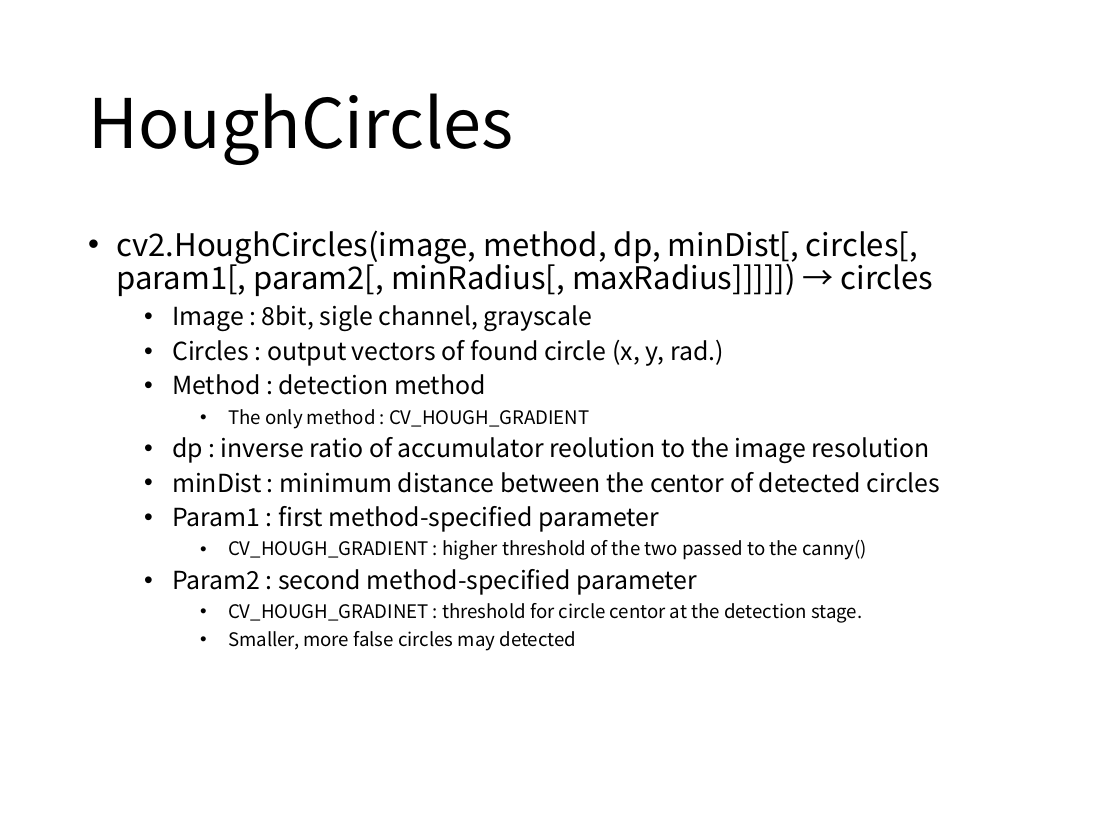
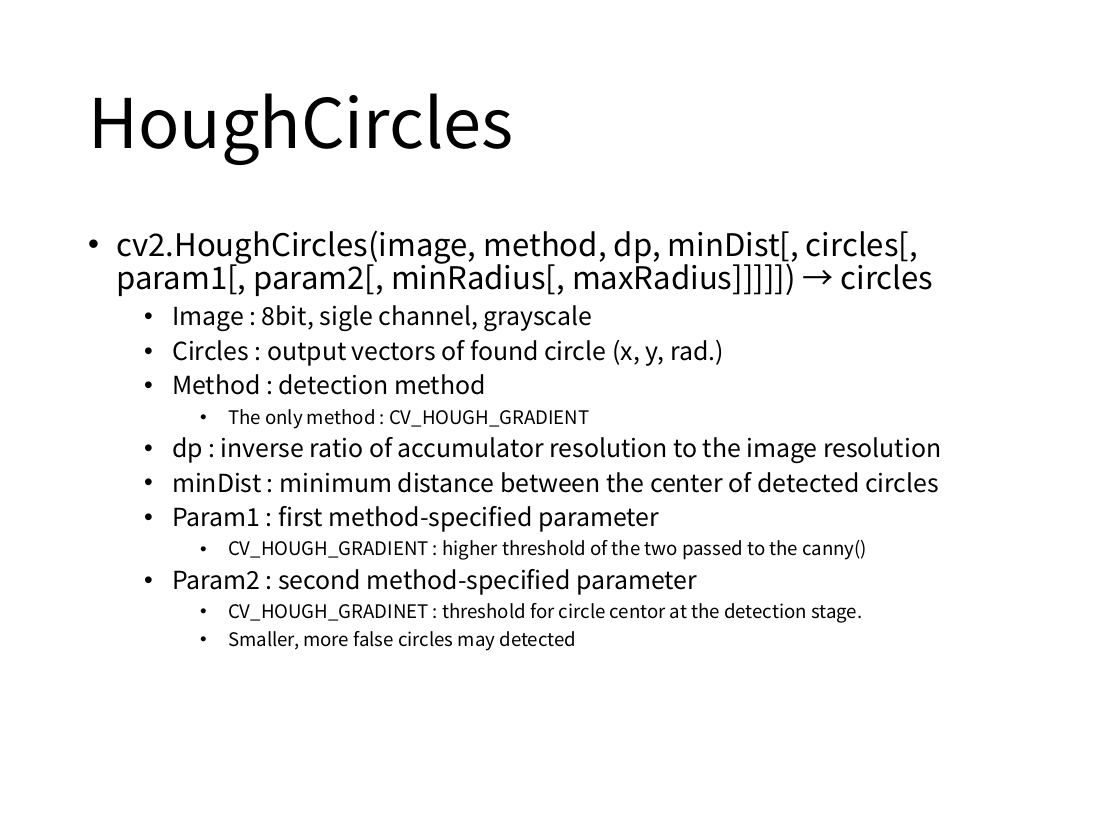
Before and after one commit to boy1089/MyProject, a slide deck: slide 19 of hough transform/hough transform ver1.pptx. Drawn at 1120x840 pixels with LibreOffice and Linux fonts; fonts in the diff are those of the drawing. Boxes give left, top, right and bottom in pixels: in the first picture for what was removed or moved away, otherwise in the second. Text is boxed around its words. In the diff, an @@ line names an element or a change of style, - is before the commit and + after.

Commit message:
hough 2nd

```diff
--- a/hough transform/hough transform ver1.pptx
+++ b/hough transform/hough transform ver1.pptx
@@ text at (x1=172, y1=437, x2=941, y2=493): text changed @@
-  • dp : inverse ratio of accumulator reolution to the image resolution
-  • minDist : minimum distance between the centor of detected circles
+  • dp : inverse ratio of accumulator resolution to the image resolution
+  • minDist : minimum distance between the center of detected circles
```
Also in this commit, not shown: 5 other slides changed, 3 slides added, 3 slides removed, 4 other files.
